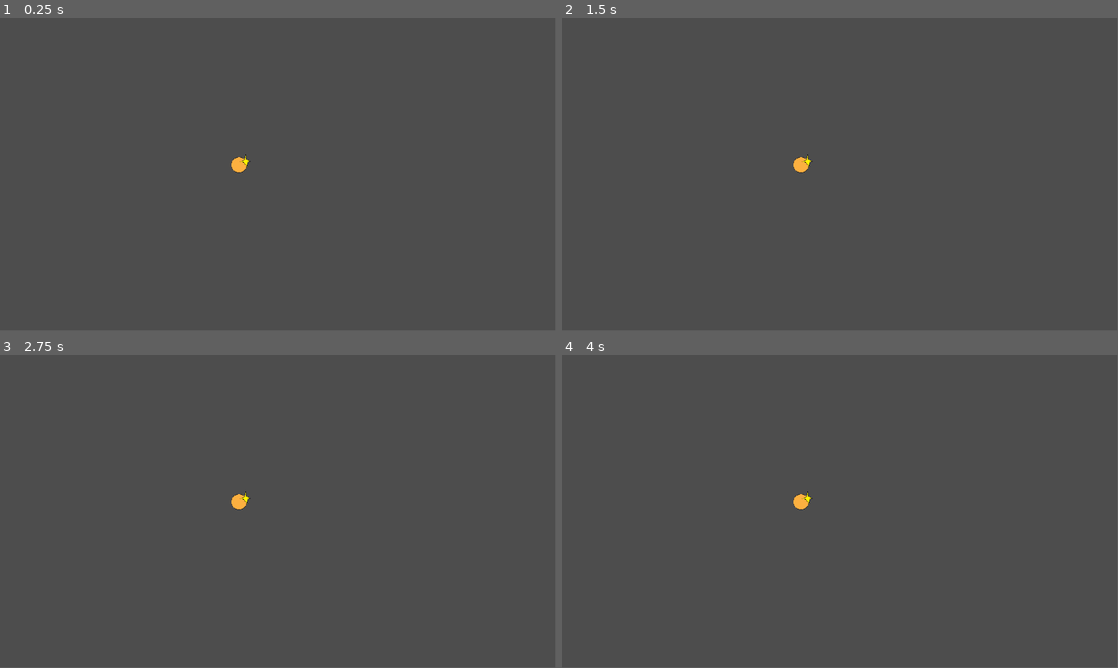
Above: before the commit, frames 1-4 (two rows, left to right).
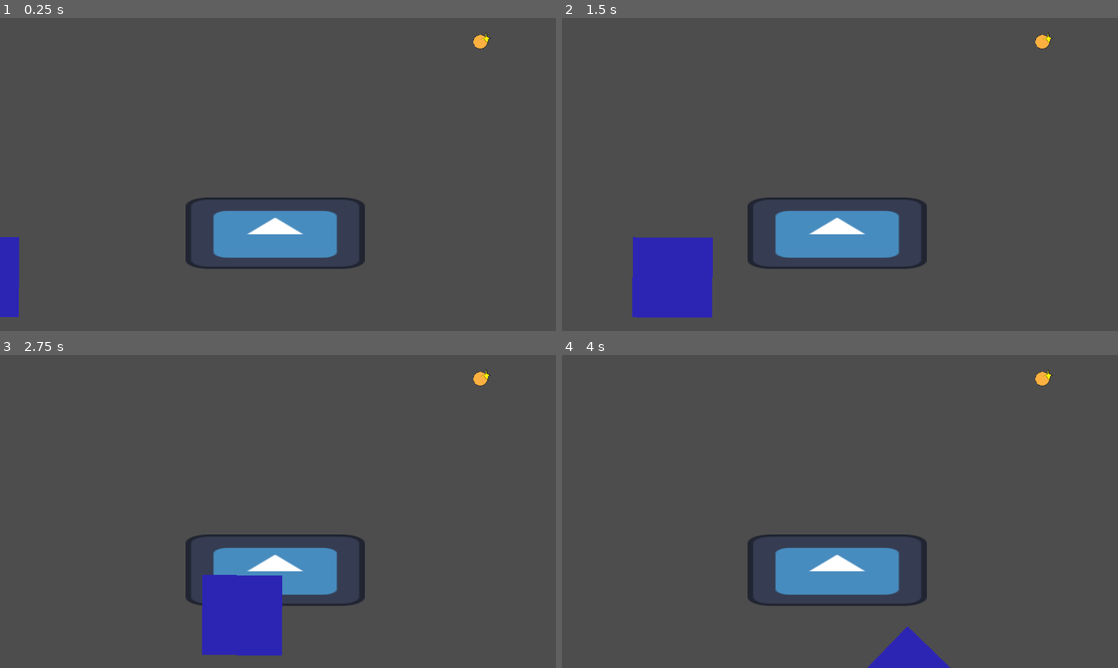
Above: after the commit, the same moments.

Repository: waterbird0/Art386_Project3
Game: Godot game, scene res://Main.tscn
Same seed, same stepped clock (60 frames per second), same inputs: the game is played once before the commit and once after it. The engine's default icon, where the game draws it, is replaced by a stand-in: a white triangle on a blue panel in a dark square.
Inputs:
- Up to frame 1 (0.25 s): no input
- Up to frame 2 (1.5 s): hold Right (ui_right) 0.53-1.28 s; tap E (interact) at 0.6, 1.35 s; hold Down (ui_down) from 1.28 s (still down)
- Up to frame 3 (2.75 s): release Down (ui_down) at 2.03 s; hold Right (ui_right) from 2.03 s (still down); tap E (interact) at 2.1 s
- Up to frame 4 (4 s): release Right (ui_right) at 2.78 s; hold Up (ui_up) 2.78-3.53 s; tap E (interact) at 2.85, 3.6 s; hold Left (ui_left) from 3.53 s (still down)
In our replay, the window is 799x449 before the commit and 800x450 after it. These sizes can differ from the game's own. Grey fills any space a smaller window leaves; there, only what the larger window draws over its background counts as a difference.

The runs differ from the first frame. In frame 1, 5.4% of the frame differs, in the area x 0-89%, y 4-96%; in frame 2, 8.3%, in the area x 12-89%, y 4-96%; in frame 3, 7.4%; in frame 4, 5.6%.

Commit message:
customer movement

Diff:
--- /dev/null
+++ b/BackgroundTemp.tscn
@@ -0,0 +1,16 @@
+[gd_scene format=3 uid="uid://dh6wrwnnf8ywe"]
+
+[ext_resource type="Texture2D" uid="uid://c18p6oivp15e5" path="res://Temp Assets/CozyDesert/CozyDesert.png" id="1_vmwkq"]
+
+[node name="Node2D" type="Node2D" unique_id=1608760585]
+
+[node name="ColorRect" type="ColorRect" parent="." unique_id=510731616]
+z_index = -4000
+offset_right = 1285.0
+offset_bottom = 717.0
+
+[node name="CozyDesert" type="Sprite2D" parent="." unique_id=268962338]
+z_index = -3684
+scale = Vector2(0.6704841, 0.66604996)
+texture = ExtResource("1_vmwkq")
+centered = false
--- a/Main.tscn
+++ b/Main.tscn
@@ -1,7 +1,9 @@
 [gd_scene format=3 uid="uid://v6tuub1qgchf"]
 
-[ext_resource type="Script" uid="uid://dlupn162u1jgj" path="res://player.gd" id="1_glv2v"]
+[ext_resource type="Script" path="res://player.gd" id="1_glv2v"]
 [ext_resource type="PackedScene" uid="uid://drxgh6obw0nyc" path="res://item.tscn" id="2_r0du0"]
+[ext_resource type="Texture2D" uid="uid://igpkl3bwd2ml" path="res://icon.svg" id="4_cm0pq"]
+[ext_resource type="PackedScene" uid="uid://c0nex2jes41uy" path="res://customer.tscn" id="5_fos0i"]
 
 [sub_resource type="RectangleShape2D" id="RectangleShape2D_rxg2q"]
 
@@ -19,5 +21,21 @@
 position = Vector2(200, 300)
 
 [node name="item" parent="." unique_id=1517269143 instance=ExtResource("2_r0du0")]
-position = Vector2(500, 300)
+position = Vector2(1110, 50)
 item_name = "Coin"
+
+[node name="Table" type="Sprite2D" parent="." unique_id=894916009]
+position = Vector2(633.5, 495)
+scale = Vector2(3.2265623, 1.2812498)
+texture = ExtResource("4_cm0pq")
+
+[node name="Customer Temp" parent="." unique_id=1197130464 instance=ExtResource("5_fos0i")]
+position = Vector2(573, 247)
+
+[node name="Path2D" parent="Customer Temp" index="0" unique_id=1594749577]
+position = Vector2(-343, 341)
+
+[node name="AnimationPlayer" parent="Customer Temp" index="1" unique_id=734950868]
+autoplay = &"progress"
+
+[editable path="Customer Temp"]
--- /dev/null
+++ b/Temp Assets/CozyDesert/CozyDesert.svg
@@ -0,0 +1,74 @@
+<?xml version="1.0" encoding="UTF-8"?>
+<!DOCTYPE svg PUBLIC "-//W3C//DTD SVG 1.1//EN" "http://www.w3.org/Graphics/SVG/1.1/DTD/svg11.dtd">
+<!-- Creator: CorelDRAW X7 -->
+<svg xmlns="http://www.w3.org/2000/svg" xml:space="preserve" width="210mm" height="297mm" version="1.1" style="shape-rendering:geometricPrecision; text-rendering:geometricPrecision; image-rendering:optimizeQuality; fill-rule:evenodd; clip-rule:evenodd"
+viewBox="0 0 21000 29700"
+ xmlns:xlink="http://www.w3.org/1999/xlink">
+ <defs>
+  <style type="text/css">
+   <![CDATA[
+    .str2 {stroke:#EBECEC;stroke-width:20;stroke-opacity:0.168627}
+    .str1 {stroke:#26203A;stroke-width:20}
+    .str3 {stroke:#6A3144;stroke-width:20}
+    .str0 {stroke:#6A3144;stroke-width:7.62}
+    .str4 {stroke:#26203A;stroke-width:20;stroke-linecap:round;stroke-linejoin:round}
+    .fil8 {fill:none}
+    .fil5 {fill:#26203A}
+    .fil4 {fill:#452D54}
+    .fil3 {fill:#6A3144}
+    .fil2 {fill:#CE6E56}
+    .fil1 {fill:#F0B963}
+    .fil7 {fill:#EBECEC;fill-opacity:0.168627}
+    .fil6 {fill:#EBECEC;fill-opacity:0.188235}
+    .fil0 {fill:url(#id0)}
+   ]]>
+  </style>
+  <linearGradient id="id0" gradientUnits="userSpaceOnUse" x1="10335.1" y1="10144.6" x2="10612.9" y2="19451.4">
+   <stop offset="0" style="stop-opacity:1; stop-color:#EF9B5A"/>
+   <stop offset="1" style="stop-opacity:1; stop-color:#FCC548"/>
+  </linearGradient>
+ </defs>
+ <g id="Layer_x0020_1">
+  <metadata id="CorelCorpID_0Corel-Layer"/>
+  <g id="_411361752">
+  </g>
+  <g id="_409255144">
+   <polygon class="fil0" points="2346,19308 18602,19308 18602,10288 2346,10288 "/>
+   <path class="fil1" d="M2346 12412c377,-143 748,-234 1255,-219 515,16 680,-51 1253,66 871,177 1801,503 2730,314 1122,-229 2697,-351 3854,-208 221,27 1495,306 1630,375 341,174 2080,274 2556,235 907,-74 1241,-337 2455,-337 193,0 365,-5 523,0l0 6794 -16256 0 0 -7020z"/>
+   <path class="fil2" d="M2346 14452c216,-150 822,-562 856,-569 579,-118 20,-303 802,-573 423,-147 1485,-1409 1722,-1172 352,353 209,73 508,404 153,169 166,266 423,485 97,83 118,306 443,-56 285,-318 630,-49 697,271 515,179 283,362 760,611 194,101 324,565 670,533 91,-8 29,-63 98,-90 386,-149 475,-361 777,-413 92,-16 215,-540 753,90 68,80 466,-269 834,-344 33,-7 430,-373 761,-468 77,-22 1175,-886 1319,-1029 422,-422 760,1187 1298,557 259,-304 487,332 769,430 444,154 8,311 783,550 267,83 104,423 622,216 96,-39 458,537 756,587 44,7 338,344 586,473 5,3 12,9 19,16l0 4471 -16256 0 0 -4980z"/>
+   <path class="fil3" d="M2346 15220c273,-214 938,-659 1176,-650 256,9 62,-367 909,227 101,71 152,-81 441,302 64,85 328,99 578,388 77,88 617,268 846,268 547,0 764,151 1059,-164 15,-16 35,-35 55,-42 89,-31 451,-39 698,-212 342,-240 1035,354 1607,354 394,0 300,248 831,-303 315,-327 844,-40 1327,-515 387,-381 727,77 1325,56 431,-15 210,409 495,422 561,26 640,976 1811,155 105,-73 817,181 1377,-211 35,-25 323,90 623,-85 7,-4 653,-41 1098,108l0 4114 -16256 0 0 -4212z"/>
+   <path class="fil4" d="M18602 16466c-321,170 -685,322 -1086,310 -430,-13 -1111,313 -2090,193 -945,-117 -2902,349 -3381,1231 -266,490 139,928 704,1232l5853 0 0 -2966z"/>
+   <path class="fil5" d="M2346 16437c597,-21 1216,67 1781,161 509,84 2144,518 2457,506 588,-23 1655,105 2217,-58 2134,-621 3756,693 5657,693 808,0 983,36 1736,129 837,103 970,577 2408,662l0 902 -16256 0 0 -2995z"/>
+   <path class="fil5" d="M4145 16964c-24,-98 79,-773 15,-780 -417,-48 -475,8 -579,-501 -98,-480 230,-475 382,-35 60,173 234,248 234,-139 0,-99 5,-432 -79,-459 -461,-144 -675,38 -675,-718 0,-121 -56,-1811 189,-1590 403,364 -6,1606 320,1782 303,164 263,-204 237,-417 -45,-366 -168,-1027 -47,-1360 325,-887 747,-373 747,468 0,107 -79,1204 -93,1223 -2,3 -179,1124 56,956 224,-159 167,-256 167,-580 0,-225 -27,-956 312,-899 228,39 94,1487 104,1741 18,469 -650,18 -650,425 0,117 29,839 -26,872 -147,89 -593,101 -614,11z"/>
+   <path class="fil5" d="M16414 18587c68,152 417,202 587,67 38,-29 52,2 18,-82 0,-2488 588,-1313 839,-1819 104,-209 217,-3066 -234,-3084 -520,-21 313,2596 -462,2626 -109,5 90,-2995 -628,-2118 -422,516 -152,1440 -71,2102 118,964 -606,411 -606,80 0,-286 -112,-1081 -112,-1098 17,-428 -218,-634 -272,-320 -90,535 -105,1273 49,1767 162,517 418,470 876,634 232,83 41,1012 16,1245z"/>
+   <path class="fil3 str0" d="M6679 15905c-26,-212 -3,-454 37,-652 1,-3 -1,-148 -1,-164 -7,0 -220,-81 -262,-90 -230,-47 -241,-368 -219,-648 14,-165 8,-317 38,-389 27,-64 89,-65 108,41 30,169 -47,671 132,701 252,43 169,-13 179,-252 7,-173 -96,-505 63,-729 87,-123 184,-251 299,3 76,169 -90,1567 -3,1567 233,0 172,-272 172,-482 0,-104 89,-418 171,-155 66,212 98,551 -22,753 -134,226 -386,-103 -386,390 0,257 -289,252 -306,106z"/>
+   <path class="fil3 str0" d="M13212 14943c18,-154 2,-330 -28,-474 0,-2 1,-107 1,-120 5,1 160,-58 190,-64 168,-34 176,-268 160,-472 -10,-120 -6,-230 -28,-283 -19,-46 -65,-47 -78,30 -22,123 34,488 -96,510 -183,31 -123,-10 -130,-184 -6,-125 70,-367 -46,-529 -64,-89 -134,-183 -217,2 -56,123 65,1139 2,1139 -170,0 -125,-198 -125,-350 0,-76 -65,-304 -125,-113 -48,154 -71,400 17,547 97,164 280,-74 280,284 0,187 210,183 223,77z"/>
+   <path class="fil5" d="M14030 17611c0,-89 17,-447 -59,-468 -157,-43 -165,-6 -228,-92 -35,-50 -80,-155 -80,-342 0,-135 -56,-711 129,-660 59,16 56,716 136,826 24,34 71,28 109,-37 43,-72 -9,-614 11,-781 30,-239 295,-358 295,350 0,113 -19,880 20,901 292,152 21,-869 285,-644 0,0 2,5 4,13 25,106 179,823 -36,814 -602,-23 36,622 -569,433 -55,-17 -17,-266 -17,-313z"/>
+   <path class="fil5 str1" d="M4978 16372c-138,129 -119,161 -311,289l65 47c139,104 240,-213 246,-336z"/>
+   <path class="fil5 str1" d="M5297 16351c-287,319 -335,692 -493,549l-109 -98c93,-70 154,-183 248,-253l354 -198z"/>
+   <path class="fil6" d="M13967 16974c216,-153 1068,172 1471,-125 174,-128 1309,-840 1431,-416 69,240 488,449 831,241 181,-109 563,-136 902,-104l0 573c-355,-47 -789,48 -1023,201 -495,325 -954,-903 -1895,-52 -444,401 -1218,-226 -1717,-318z"/>
+   <path class="fil6" d="M7755 15302c-243,-153 -1201,172 -1655,-125 -196,-128 -1473,-840 -1611,-416 -78,240 -548,449 -935,241 -239,-128 -789,-143 -1208,-82l0 586c420,-112 1036,-13 1344,166 558,325 1074,-904 2134,-53 499,402 1370,-225 1931,-317z"/>
+   <path class="fil7 str2" d="M6464 13644c142,-86 200,-158 371,-201 1417,-365 1936,-269 3363,22 596,122 962,280 1590,57 782,-278 4078,-334 4279,637 12,2 -2011,-698 -2861,-244 -324,174 -1503,480 -1926,480 -1318,0 -1938,-869 -3514,-676 -223,28 -1237,152 -1302,-75z"/>
+   <path class="fil1" d="M3513 10787c-13,446 1510,405 1831,382 546,-37 1324,0 1810,200 103,42 652,191 667,13 35,-399 -633,-484 -932,-519 -379,-46 -2106,13 -2269,-88 -187,-116 -1095,-382 -1107,12l0 0z"/>
+   <path class="fil1" d="M13846 10982c-192,-16 -1267,-147 -1390,-197 -196,-81 -1381,-162 -1661,-162 -408,0 -408,596 74,634 326,27 306,67 677,22 476,-59 1456,26 1897,157 410,120 1679,185 2136,128 225,-27 694,-100 870,-230 177,-130 452,-297 213,-577 -66,-77 -731,-17 -959,28 -773,154 -1014,270 -1857,197z"/>
+   <path class="fil1" d="M16065 11851c-303,-13 -588,351 -85,391 314,24 556,-254 856,-317 182,-38 700,-85 700,-222 0,-425 -1146,162 -1471,148z"/>
+   <path class="fil5 str1" d="M17230 17700c-138,129 -119,161 -311,289l65 47c165,118 263,-203 246,-336z"/>
+   <path class="fil3 str3" d="M13298 14753c-72,88 -36,80 -177,165l37 27c94,68 151,-116 140,-192z"/>
+   <path class="fil5 str1" d="M17590 17748c-325,279 -420,643 -560,481l-95 -111c101,-57 177,-162 278,-220l377 -150z"/>
+   <path class="fil3 str3" d="M13412 14833c-190,105 -226,336 -374,212 58,-33 104,-117 162,-150 94,-47 110,-59 212,-62z"/>
+   <path class="fil5 str1" d="M13763 17414c208,375 172,749 359,645l128 -71c-76,-89 -110,-213 -186,-302 -76,-123 -185,-203 -301,-272z"/>
+   <path class="fil5 str1" d="M13739 17505c148,403 454,629 254,703l-138 50c-18,-116 -89,-232 -107,-348 -16,-145 -35,-262 -9,-405z"/>
+   <path class="fil5 str1" d="M7877 16755c-15,-16 -355,-277 -335,-157 16,90 345,360 296,358 -2,0 -670,-333 -399,-104 56,47 366,228 346,231 -2,0 -536,-227 -472,-60 3,8 596,188 650,188 223,-1 97,43 339,2 269,-45 325,-126 558,-216 90,-35 -123,7 -155,12 -39,7 -236,97 -231,76 2,-11 209,-622 67,-442 -47,59 -123,565 -177,246 -29,-171 16,-355 -43,-508 -50,-129 -35,494 -113,507 -72,-132 -93,-556 -188,-661 -87,-97 65,593 64,590 -34,-151 -580,-1379 -382,-707 45,154 453,945 175,645z"/>
+   <path class="fil3 str3" d="M11227 14891c9,-12 194,-230 193,-149 0,61 -190,276 -158,270 2,-1 409,-294 254,-113 -32,38 -218,191 -205,191 1,0 150,-73 252,-113 67,-27 107,-47 97,0 -1,5 -417,211 -452,217 -149,23 -61,39 -225,38 -183,-2 -229,-49 -393,-84 -40,-8 2,-9 45,-9 50,0 222,29 220,26 -2,-7 -205,-389 -92,-286 38,34 143,361 144,144 1,-116 -54,-193 -31,-301 19,-91 81,284 134,284 34,-95 -15,-331 36,-411 47,-73 39,353 39,350 3,-45 53,-213 99,-348 58,-172 113,-290 81,-29 -14,108 -190,552 -38,323z"/>
+   <g id="_407356336">
+    <path class="fil5 str1" d="M8325 12793c9,6 92,-34 111,-41 177,-66 458,-87 560,-46 19,8 -296,-148 -535,-49 -66,27 -83,39 -100,38 -34,-1 -44,-51 -157,-170 -63,-67 -188,-95 -281,-92 -100,3 -154,37 -25,31 107,-4 209,79 284,164 59,66 96,133 143,165z"/>
+    <path class="fil8 str4" d="M8937 12683c0,0 60,25 61,24"/>
+   </g>
+   <g id="_407356576">
+    <path class="fil5 str1" d="M8374 12445c-7,0 -34,-54 -41,-65 -65,-105 -199,-226 -268,-245 -13,-4 209,39 294,186 23,40 26,53 36,60 18,12 43,-9 149,-26 59,-9 135,27 182,65 51,42 65,81 1,27 -45,-38 -117,-45 -178,-37 -71,9 -129,38 -175,35z"/>
+    <path class="fil8 str4" d="M8064 12135c0,0 61,20 62,20"/>
+   </g>
+  </g>
+  <polygon class="fil8" points="2346,10288 18602,10288 18602,19432 2346,19432 "/>
+ </g>
+</svg>
--- /dev/null
+++ b/customer.tscn
@@ -0,0 +1,72 @@
+[gd_scene format=3 uid="uid://c0nex2jes41uy"]
+
+[ext_resource type="Texture2D" uid="uid://ddtnuop4l3hvt" path="res://Temp Assets/blue-square-image-3.png" id="2_f7asb"]
+
+[sub_resource type="Curve2D" id="Curve2D_7tiyv"]
+_data = {
+"points": PackedVector2Array(0, 0, 0, 0, -339, 7, 0, 0, 0, 0, 408, 11, 0, 0, 0, 0, 655, 251, 0, 0, 0, 0, 284, 447, 0, 0, 0, 0, -174, 430, 0, 0, 0, 0, -339, 7)
+}
+point_count = 6
+
+[sub_resource type="RectangleShape2D" id="RectangleShape2D_r8ta2"]
+size = Vector2(172, 171)
+
+[sub_resource type="Animation" id="Animation_7tiyv"]
+length = 0.001
+tracks/0/type = "value"
+tracks/0/imported = false
+tracks/0/enabled = true
+tracks/0/path = NodePath("Path2D/PathFollow2D:progress")
+tracks/0/interp = 1
+tracks/0/loop_wrap = true
+tracks/0/keys = {
+"times": PackedFloat32Array(0),
+"transitions": PackedFloat32Array(1),
+"update": 0,
+"values": [0.0]
+}
+
+[sub_resource type="Animation" id="Animation_r8ta2"]
+resource_name = "progress"
+length = 10.0
+tracks/0/type = "value"
+tracks/0/imported = false
+tracks/0/enabled = true
+tracks/0/path = NodePath("Path2D/PathFollow2D:progress")
+tracks/0/interp = 1
+tracks/0/loop_wrap = true
+tracks/0/keys = {
+"times": PackedFloat32Array(0, 10),
+"transitions": PackedFloat32Array(1, 1),
+"update": 0,
+"values": [0.0, 2423.356]
+}
+
+[sub_resource type="AnimationLibrary" id="AnimationLibrary_f7asb"]
+_data = {
+&"RESET": SubResource("Animation_7tiyv"),
+&"progress": SubResource("Animation_r8ta2")
+}
+
+[node name="Node2D" type="Node2D" unique_id=1197130464]
+
+[node name="Path2D" type="Path2D" parent="." unique_id=1594749577]
+curve = SubResource("Curve2D_7tiyv")
+
+[node name="PathFollow2D" type="PathFollow2D" parent="Path2D" unique_id=66498758]
+position = Vector2(-339, 7)
+rotation = 0.0053547015
+
+[node name="customer" type="CharacterBody2D" parent="Path2D/PathFollow2D" unique_id=897534651]
+
+[node name="Sprite2D" type="Sprite2D" parent="Path2D/PathFollow2D/customer" unique_id=1259587455]
+texture = ExtResource("2_f7asb")
+region_enabled = true
+region_rect = Rect2(1120, 1288, 184, 184)
+
+[node name="CollisionShape2D" type="CollisionShape2D" parent="Path2D/PathFollow2D/customer" unique_id=1559145805]
+position = Vector2(-1, -3.5)
+shape = SubResource("RectangleShape2D_r8ta2")
+
+[node name="AnimationPlayer" type="AnimationPlayer" parent="." unique_id=734950868]
+libraries/ = SubResource("AnimationLibrary_f7asb")
--- a/project.godot
+++ b/project.godot
@@ -14,6 +14,11 @@
 run/main_scene="uid://v6tuub1qgchf"
 config/features=PackedStringArray("4.6", "GL Compatibility")
 config/icon="res://icon.svg"
+
+[display]
+
+window/size/viewport_width=1280
+window/size/viewport_height=720
 
 [input]
 
Binary file added: Temp Assets/CozyDesert/CozyDesert.png
Not shown, added: Temp Assets/CozyDesert/CozyDesert.png.import
Not shown, added: Temp Assets/CozyDesert/CozyDesert.svg.import
Not shown, added: Temp Assets/CozyDesert/ReadMe.txt
Binary file added: Temp Assets/blue-square-image-3.png
Not shown, added: Temp Assets/blue-square-image-3.png.import
